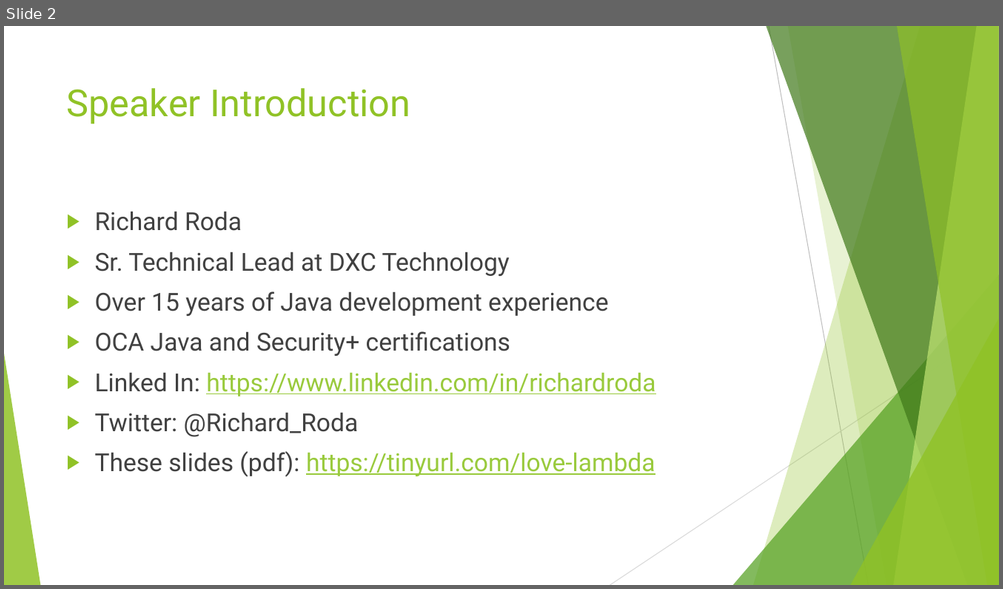
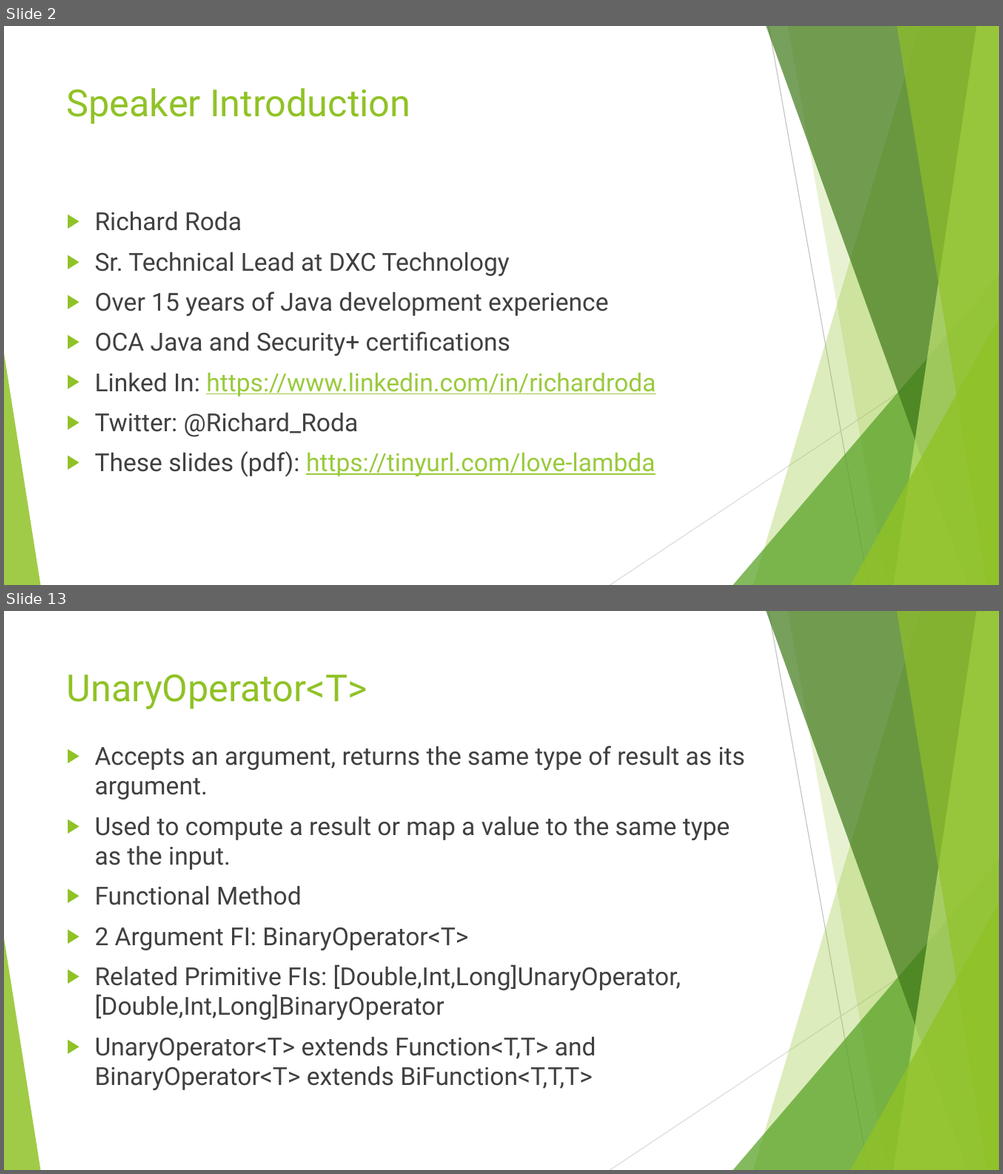
Before and after one commit to RichardRoda/2017-CodePaLOUsa-Lambda, a slide deck: Learning to Love the Lambda in the Stream.pptx. Shown one above the other, each under a label of ours: slide 2 before the commit, slides 2 and 13 after it; the slides between them are not shown. The pictures are 1003x589 and 1003x1174 pixels, drawn with LibreOffice and Linux fonts; fonts in the diff are those of the drawing. Boxes give left, top, right and bottom in pixels: in the first picture for what was removed or moved away, otherwise in the second. Text is boxed around its words. In the diff, an @@ line names an element or a change of style, - is before the commit and + after.

Commit message:
Complete discussion of Functional Interfaces (FIs).  Starting discussion of streams.

```diff
--- a/Learning to Love the Lambda in the Stream.pptx
+++ b/Learning to Love the Lambda in the Stream.pptx
@@ slide 13 added at (4,611,999,1170), background #FFFFFF; not listed: 10 template elements that a slide beside it also shows @@
@@ title added at (67,674,367,709), 36 pt, text #90C226 @@
+UnaryOperator<T>
@@ text added at (95,746,745,1091), 24 pt, text #404040 @@
+▶ Accepts an argument, returns the same type of result as its argument.
+▶ Used to compute a result or map a value to the same type as the input.
+▶ Functional Method
+▶ 2 Argument FI: BinaryOperator<T>
+▶ Related Primitive FIs: [Double,Int,Long]UnaryOperator, [Double,Int,Long]BinaryOperator
+▶ UnaryOperator<T> extends Function<T,T> and BinaryOperator<T> extends BiFunction<T,T,T>
```
Also in this commit, not shown: 4 slides changed, 7 other slides added, 2 other files.
